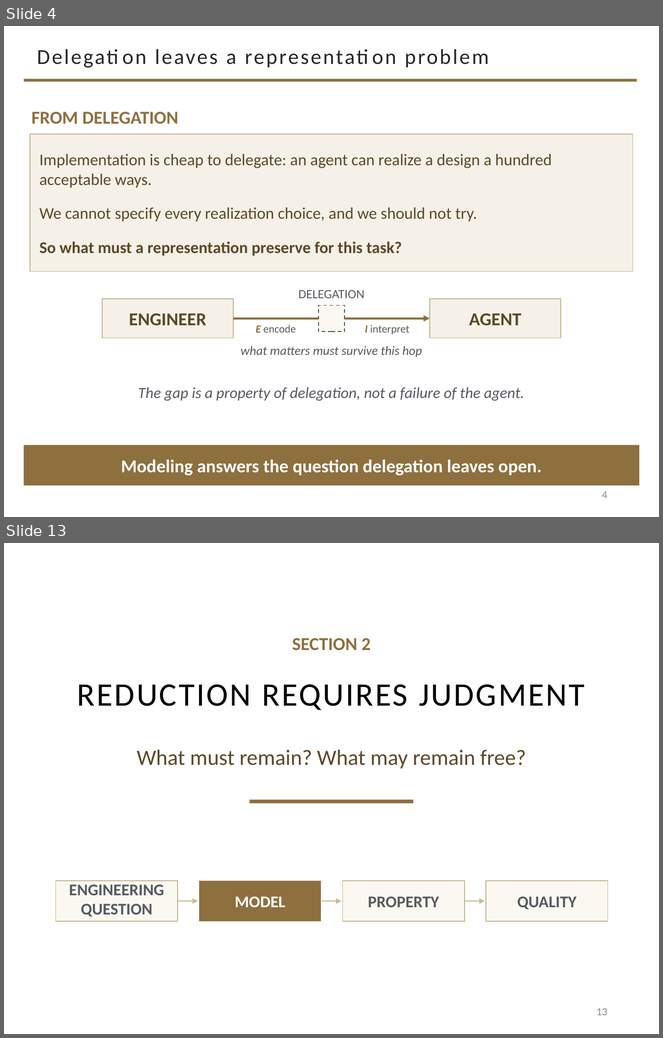
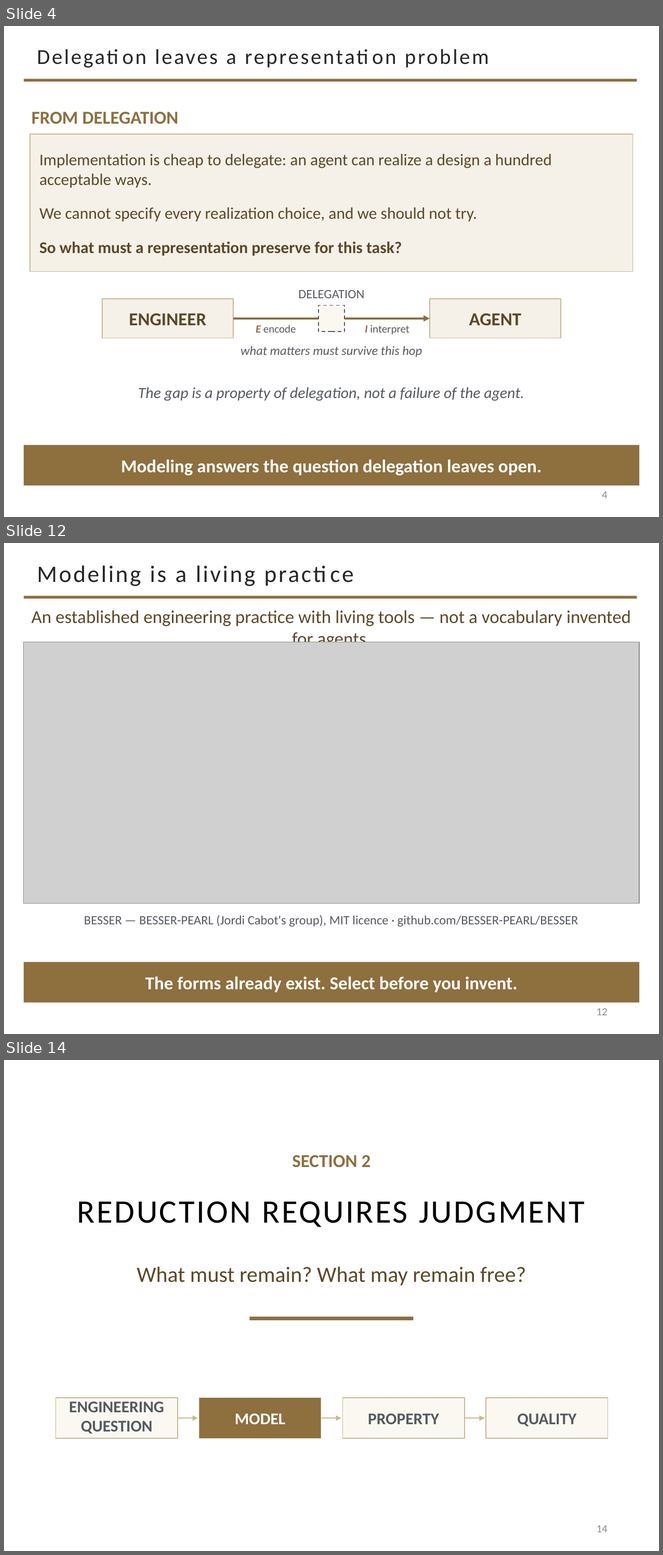
Before and after one commit to davisjam/model-based-agentic-software-engineering, a slide deck: course/lectures/act-2-delegation-and-control/02-modeling/2-2-Modeling-1-Purposeful-Reduction.pptx. Shown one above the other, each under a label of ours: slides 4 and 13 before the commit, slides 4, 12 and 14 after it; the slides between them are not shown. The pictures are 663x1038 and 663x1555 pixels, drawn with LibreOffice and Linux fonts; fonts in the diff are those of the drawing; grey boxes stand for pictures; background and template pictures are left out. Boxes give left, top, right and bottom in pixels: in the first picture for what was removed or moved away, otherwise in the second. Text is boxed around its words. In the diff, an @@ line names an element or a change of style, - is before the commit and + after.

```diff
--- a/course/lectures/act-2-delegation-and-control/02-modeling/2-2-Modeling-1-Purposeful-Reduction.pptx
+++ b/course/lectures/act-2-delegation-and-control/02-modeling/2-2-Modeling-1-Purposeful-Reduction.pptx
@@ slide 12 added at bbox=[4, 543, 659, 1034], background #FFFFFF; not listed: 1 template element that a slide beside it also shows @@
@@ title added at bbox=[37, 565, 256, 586], 26 pt, text #262626 @@
+Modeling is a living practice
@@ text added at bbox=[32, 610, 631, 642], 20 pt, text #5C4826 @@
+An established engineering practice with living tools — not a vocabulary invented for agents.
@@ picture added at bbox=[24, 642, 639, 903] @@
@@ text added at bbox=[84, 915, 578, 927], 14 pt, text #555960 @@
+BESSER — BESSER-PEARL (Jordi Cabot's group), MIT licence · github.com/BESSER-PEARL/BESSER
@@ rectangle added at bbox=[24, 962, 639, 1003], fill #8E6F3E, 20 pt, text #FFFFFF, bold @@
+The forms already exist. Select before you invent.
@@ page number added at bbox=[597, 1008, 608, 1016], 12 pt, text #8C8C8C @@
+12
@@ what was slide 13 is now slide 14 @@
@@ page number at bbox=[597, 1525, 608, 1533]: text changed @@
-13
+14
```
Also in this commit, not shown: 2 slides changed, 6 other slides added, 6 slides removed, 1 other file.
